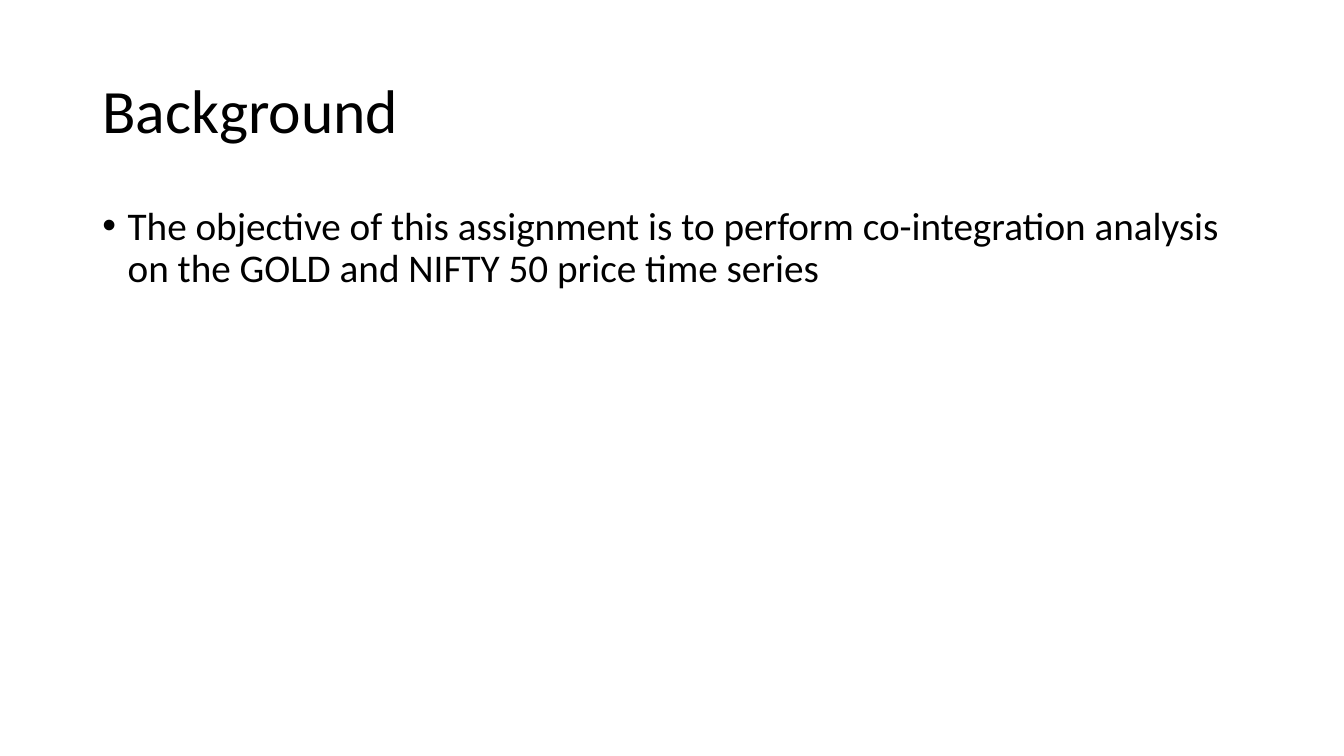
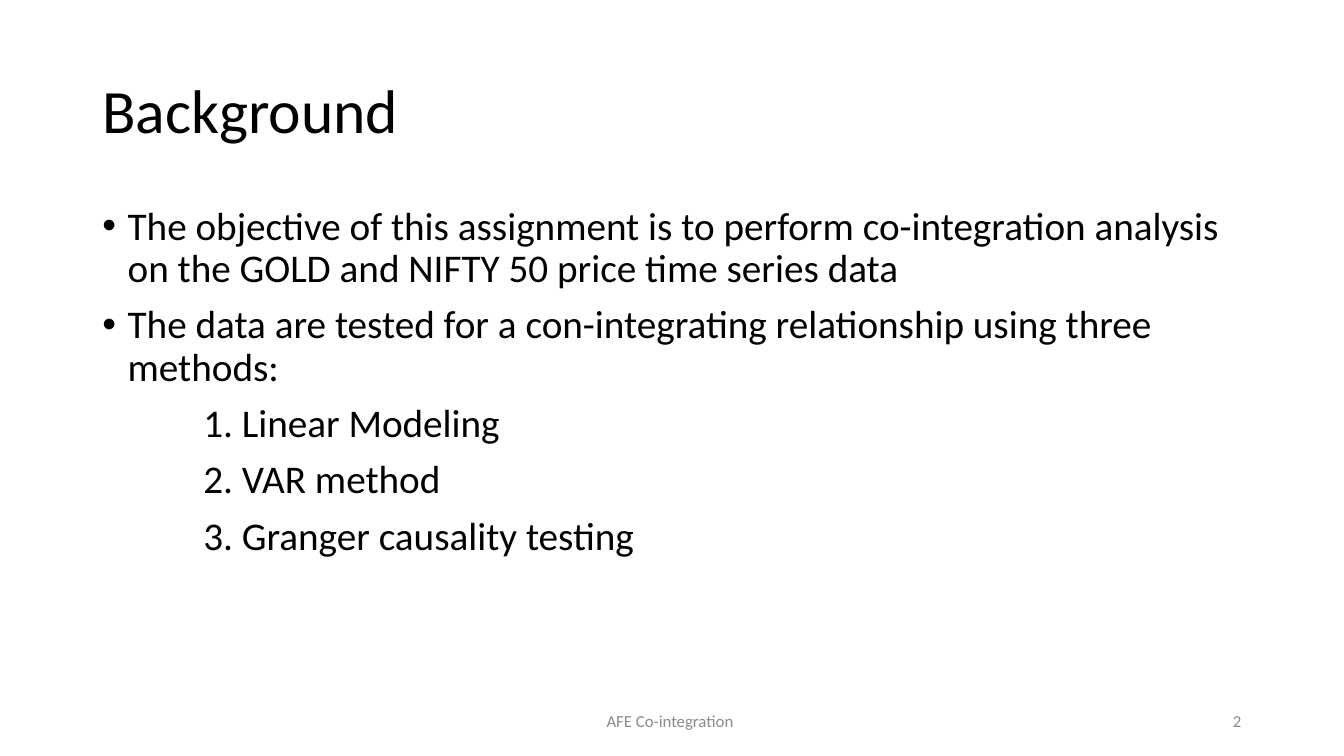
Before and after one commit to snimkar0924/PGCDS, a slide deck: slide 2 of Applied Econometrics/ASSIGNMENT 3 - cointegration/PGCDS ASSIGNMENT 3 - Co-integration.pptx. Drawn at 1344x756 pixels with LibreOffice and Linux fonts; fonts in the diff are those of the drawing. Boxes give left, top, right and bottom in pixels: in the first picture for what was removed or moved away, otherwise in the second. Text is boxed around its words. In the diff, an @@ line names an element or a change of style, - is before the commit and + after.

```diff
--- a/Applied Econometrics/ASSIGNMENT 3 - cointegration/PGCDS ASSIGNMENT 3 - Co-integration.pptx
+++ b/Applied Econometrics/ASSIGNMENT 3 - cointegration/PGCDS ASSIGNMENT 3 - Co-integration.pptx
@@ text at bbox=[128, 212, 1219, 557]: text changed @@
-• The objective of this assignment is to perform co-integration analysis on the GOLD and NIFTY 50 price time series
+• The objective of this assignment is to perform co-integration analysis on the GOLD and NIFTY 50 price time series data
+• The data are tested for a con-integrating relationship using three methods:
+1. Linear Modeling
+2. VAR method
+3. Granger causality testing
@@ text added at bbox=[607, 715, 734, 730], 12 pt, text #8C8C8C @@
+AFE Co-integration
@@ page number added at bbox=[1233, 716, 1241, 727], 12 pt, text #8C8C8C @@
+2
```
Also in this commit, not shown: 1 other slide changed, 10 slides added, 8 other files.
